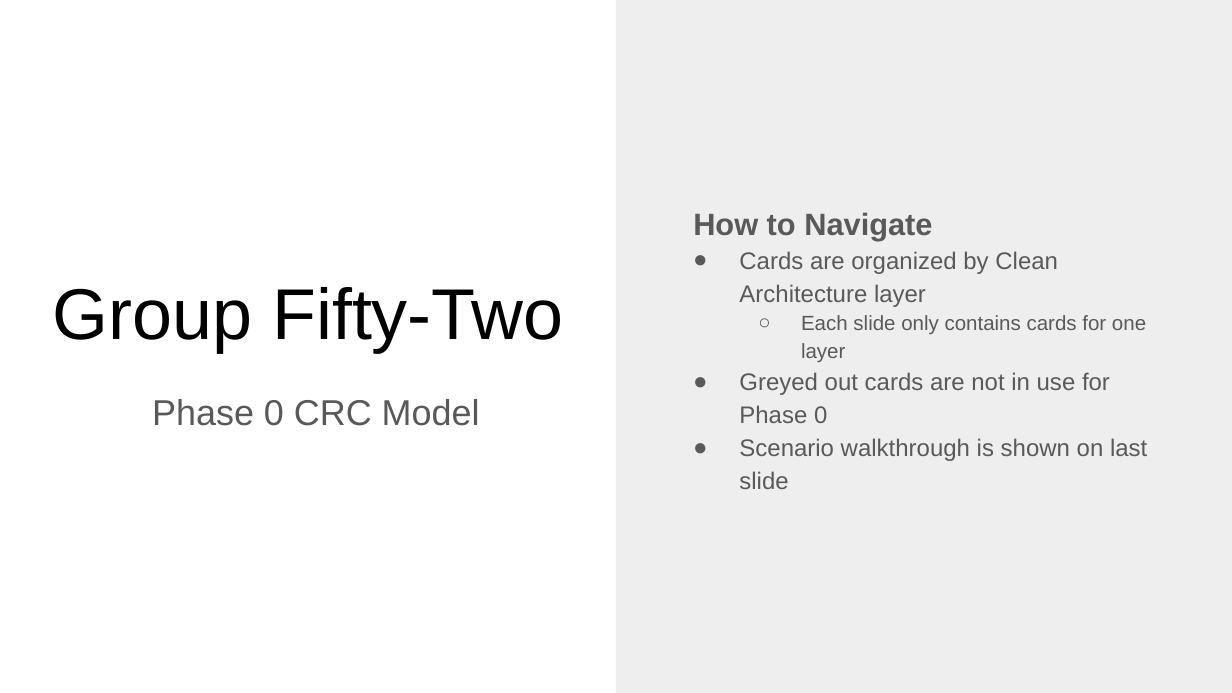
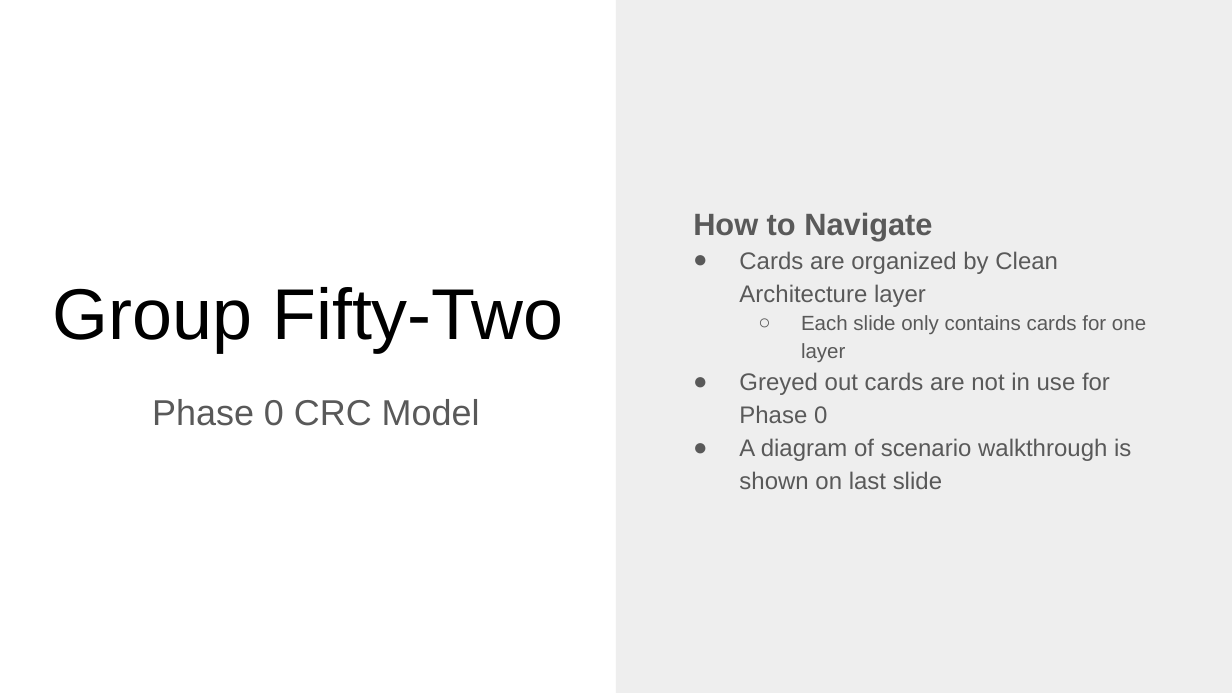
Before and after one commit to CSC207-UofT/course-project-group-fifty-two-uwu, a slide deck: slide 1 of Phase0/CRC Model.pptx. Drawn at 1232x693 pixels with LibreOffice and Linux fonts; fonts in the diff are those of the drawing. Boxes give left, top, right and bottom in pixels: in the first picture for what was removed or moved away, otherwise in the second. Text is boxed around its words. In the diff, an @@ line names an element or a change of style, - is before the commit and + after.

Commit message:
Fixed various booboo typos and added Junit package

```diff
--- a/Phase0/CRC Model.pptx
+++ b/Phase0/CRC Model.pptx
@@ text at (x1=739, y1=438, x2=1131, y2=489): text changed @@
-● Scenario walkthrough is shown on last slide
+● A diagram of scenario walkthrough is shown on last slide
```
Also in this commit, not shown: 1 other slide changed, 1 slide added.
